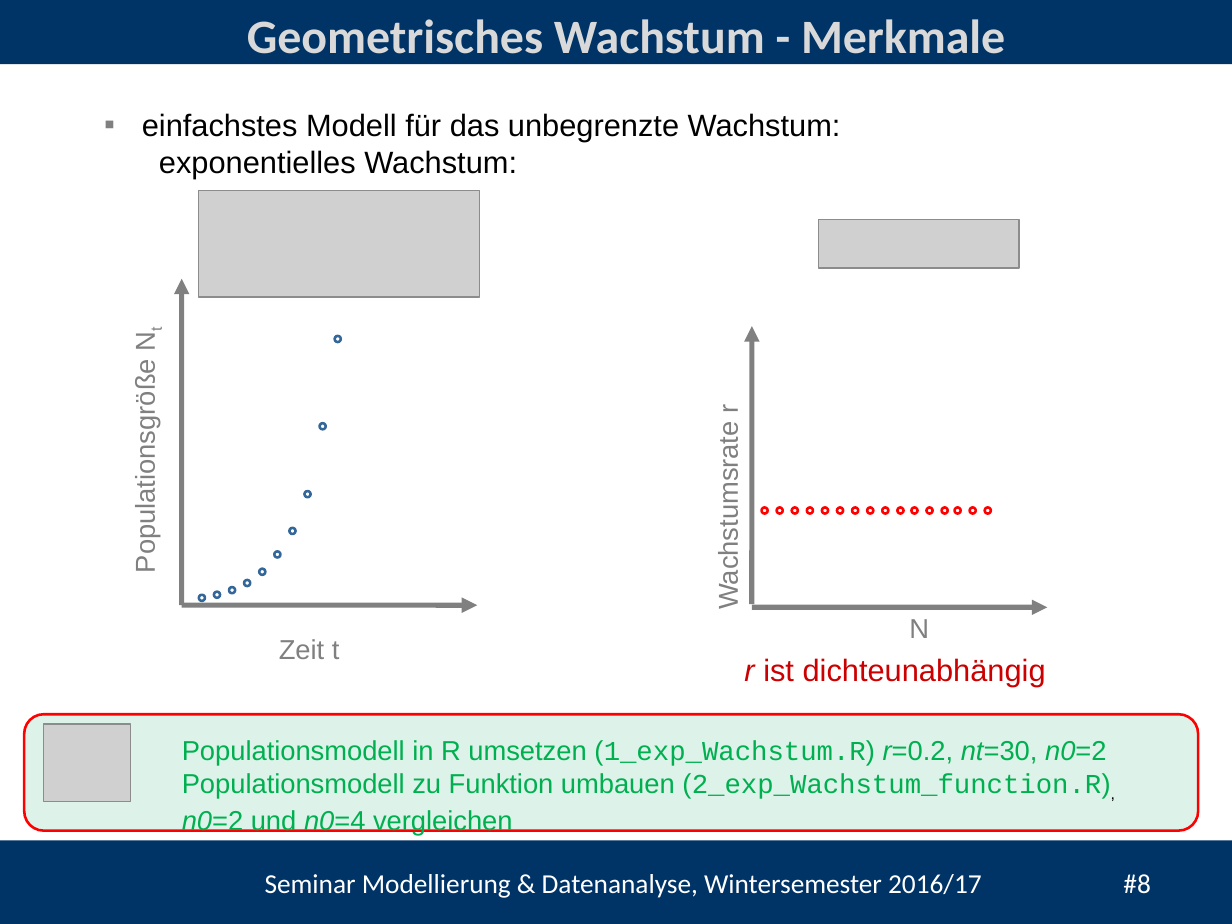
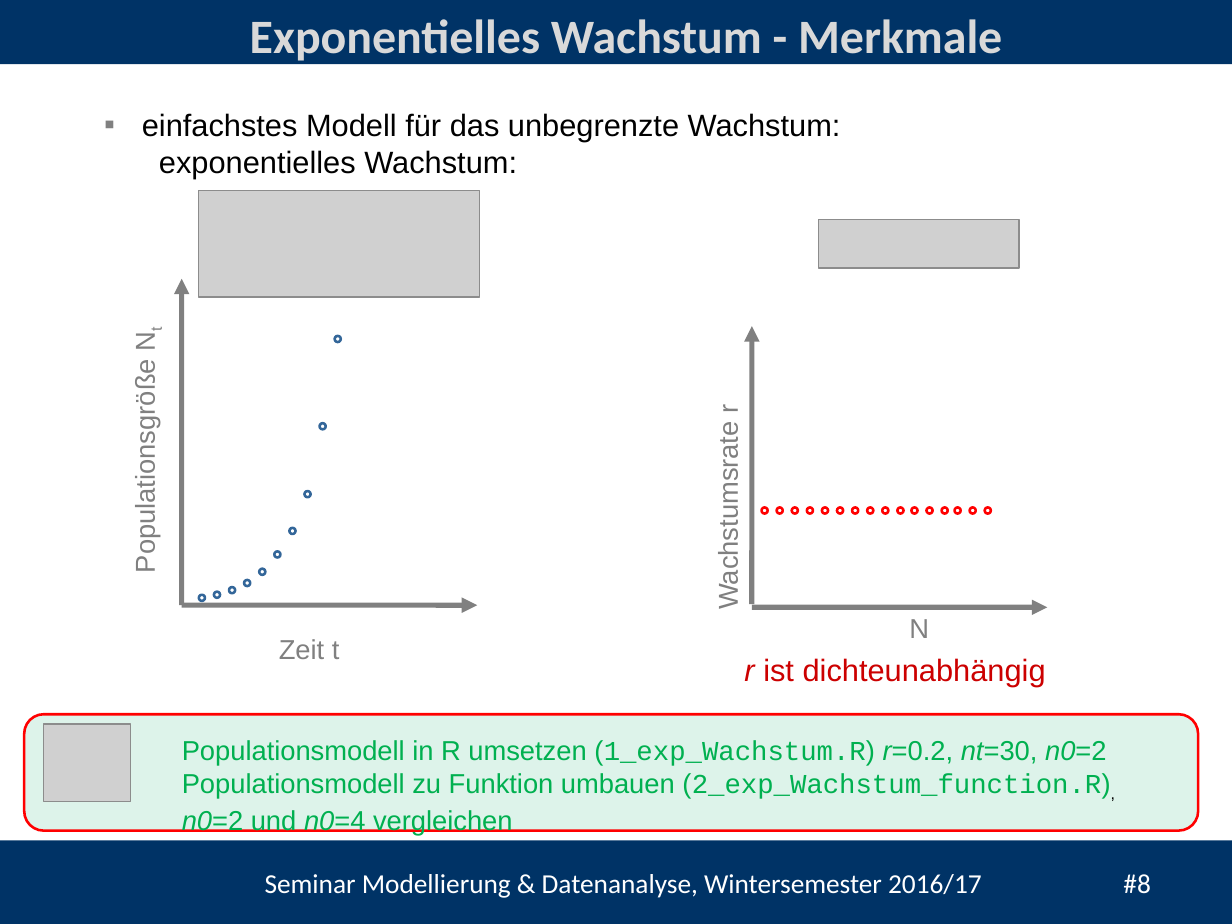
Before and after one commit to heistermann/Einf_Modellierung, a slide deck: slide 8 of Termin_2/Termin_5_Populationsmodelle.pptx. Drawn at 1232x924 pixels with LibreOffice and Linux fonts; fonts in the diff are those of the drawing; grey boxes stand for pictures; background and template pictures are left out. Boxes give left, top, right and bottom in pixels: in the first picture for what was removed or moved away, otherwise in the second. Text is boxed around its words. In the diff, an @@ line names an element or a change of style, - is before the commit and + after.

```diff
--- a/Termin_2/Termin_5_Populationsmodelle.pptx
+++ b/Termin_2/Termin_5_Populationsmodelle.pptx
@@ title at (x1=250, y1=19, x2=1002, y2=65): text changed @@
-Geometrisches Wachstum - Merkmale
+Exponentielles Wachstum - Merkmale
```
Also in this commit, not shown: 9 other slides changed, 1 slide added, 6 other files.
